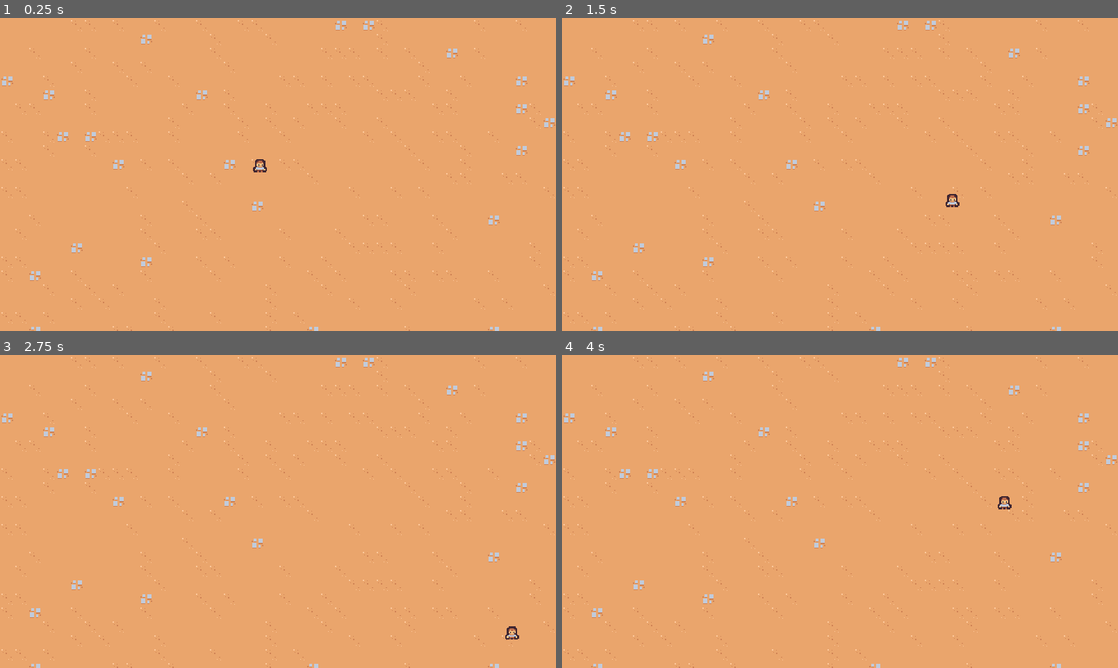
Above: before the commit, frames 1-4 (two rows, left to right).
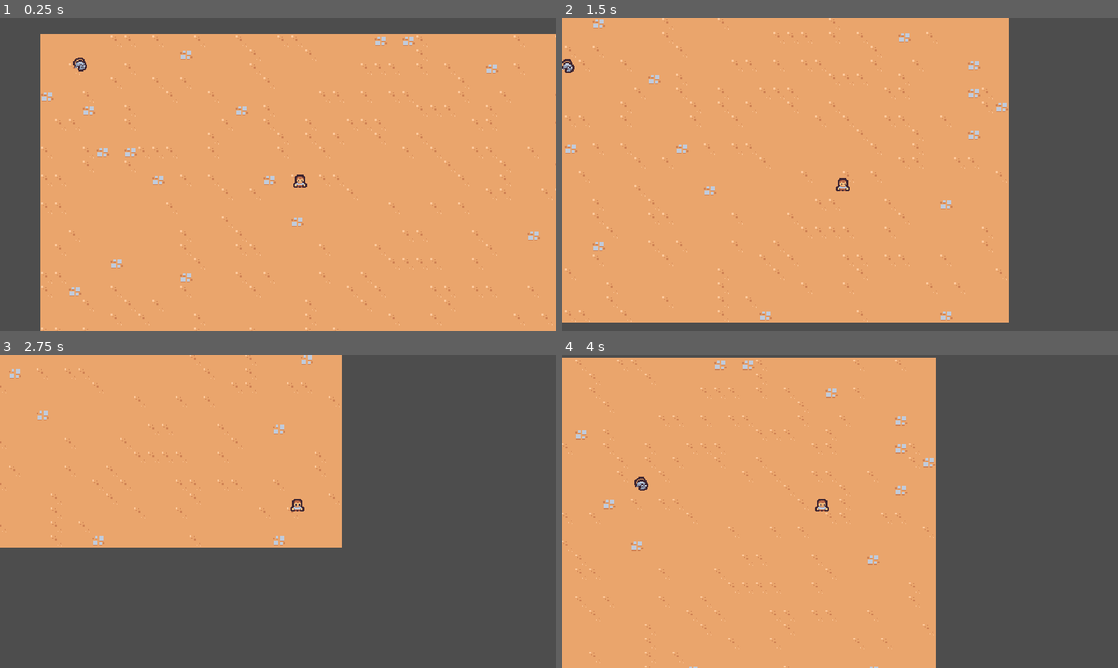
Above: after the commit, the same moments.

Repository: river-zero/FakepireSurvivors
Game: Godot game, scene res://scene/main/main.tscn
Two runs of this game, one before a commit and one after it. Both use one fixed random seed, a clock stepped at 60 frames per second and the inputs below.
Inputs:
- Up to frame 1 (0.25 s): no input
- Up to frame 2 (1.5 s): hold D (move_right) 0.53-1.28 s; hold S (move_down) from 1.28 s (still down)
- Up to frame 3 (2.75 s): release S (move_down) at 2.03 s; hold D (move_right) from 2.03 s (still down)
- Up to frame 4 (4 s): release D (move_right) at 2.78 s; hold W (move_up) 2.78-3.53 s; hold A (move_left) from 3.53 s (still down)

The runs differ from the first frame. In frame 1, 15% of the frame differs, in the area x 0-100%, y 0-100%; in frame 2, 25%; in frame 3, 63%; in frame 4, 36%.

Commit message:
추가: 플레이어를 따라다니는 쥐

Diff:
--- /dev/null
+++ b/scene/basic_enemy/basic_enemy.gd
@@ -0,0 +1,17 @@
+extends CharacterBody2D
+
+const MAX_SPEED = 75
+
+func _ready():
+	pass
+
+func _process(_delta):
+	var direction = get_direction_to_player()
+	velocity = direction * MAX_SPEED
+	move_and_slide()
+
+func get_direction_to_player():
+	var player_node = get_tree().get_first_node_in_group("player") as Node2D
+	if player_node != null:
+		return (player_node.global_position - global_position).normalized()
+	return Vector2.ZERO
--- /dev/null
+++ b/scene/basic_enemy/basic_enemy.tscn
@@ -0,0 +1,19 @@
+[gd_scene load_steps=4 format=3 uid="uid://6opkj4grn7va"]
+
+[ext_resource type="Texture2D" uid="uid://dg3h13ae4nh6x" path="res://scene/basic_enemy/basic_enemy.png" id="1_747r8"]
+[ext_resource type="Script" path="res://scene/basic_enemy/basic_enemy.gd" id="1_ljc1s"]
+
+[sub_resource type="CircleShape2D" id="CircleShape2D_oougs"]
+
+[node name="BasicEnemy" type="CharacterBody2D"]
+collision_layer = 0
+script = ExtResource("1_ljc1s")
+
+[node name="Sprite2D" type="Sprite2D" parent="."]
+texture = ExtResource("1_747r8")
+offset = Vector2(0, -4)
+
+[node name="CollisionShape2D" type="CollisionShape2D" parent="."]
+position = Vector2(0, -5)
+scale = Vector2(0.5, 0.5)
+shape = SubResource("CircleShape2D_oougs")
--- /dev/null
+++ b/scene/game_camera/game_camera.gd
@@ -0,0 +1,16 @@
+extends Camera2D
+
+var target_position = Vector2.ZERO
+
+func _ready():
+	make_current()
+
+func _process(delta):
+	acquire_target()
+	global_position = global_position.lerp(target_position, 1.0 - exp(-delta * 10))
+
+func acquire_target():
+	var player_nodes = get_tree().get_nodes_in_group("player")
+	if player_nodes.size() > 0:
+		var player = player_nodes[0] as Node2D
+		target_position = player.global_position
--- /dev/null
+++ b/scene/game_camera/game_camera.tscn
@@ -0,0 +1,6 @@
+[gd_scene load_steps=2 format=3 uid="uid://dmohj5ifoxdif"]
+
+[ext_resource type="Script" path="res://scene/game_camera/game_camera.gd" id="1_lo3p6"]
+
+[node name="GameCamera" type="Camera2D"]
+script = ExtResource("1_lo3p6")
--- a/scene/main/main.tscn
+++ b/scene/main/main.tscn
@@ -1,9 +1,13 @@
-[gd_scene load_steps=3 format=3 uid="uid://b0axn6ns6s7qk"]
+[gd_scene load_steps=5 format=3 uid="uid://b0axn6ns6s7qk"]
 
 [ext_resource type="TileSet" uid="uid://bn0ry303fiwis" path="res://resource/tileset.tres" id="1_4ht4l"]
 [ext_resource type="PackedScene" uid="uid://dx74shwcvpu82" path="res://scene/player/player.tscn" id="1_8rbib"]
+[ext_resource type="PackedScene" uid="uid://dmohj5ifoxdif" path="res://scene/game_camera/game_camera.tscn" id="1_ca2vl"]
+[ext_resource type="PackedScene" uid="uid://6opkj4grn7va" path="res://scene/basic_enemy/basic_enemy.tscn" id="4_7bm3w"]
 
 [node name="Main" type="Node"]
+
+[node name="GameCamera" parent="." instance=ExtResource("1_ca2vl")]
 
 [node name="TileMap" type="TileMap" parent="."]
 tile_set = ExtResource("1_4ht4l")
@@ -12,3 +16,6 @@
 
 [node name="Player" parent="." instance=ExtResource("1_8rbib")]
 position = Vector2(299, 177)
+
+[node name="BasicEnemy" parent="." instance=ExtResource("4_7bm3w")]
+position = Vector2(30, 31)
--- a/scene/player/player.tscn
+++ b/scene/player/player.tscn
@@ -6,7 +6,8 @@
 [sub_resource type="CircleShape2D" id="CircleShape2D_2rd1d"]
 radius = 5.0
 
-[node name="Player" type="CharacterBody2D"]
+[node name="Player" type="CharacterBody2D" groups=["player"]]
+collision_layer = 0
 script = ExtResource("1_gukri")
 
 [node name="Sprite2D" type="Sprite2D" parent="."]
Binary file added: scene/basic_enemy/basic_enemy.png
Not shown, added: scene/basic_enemy/basic_enemy.png.import
